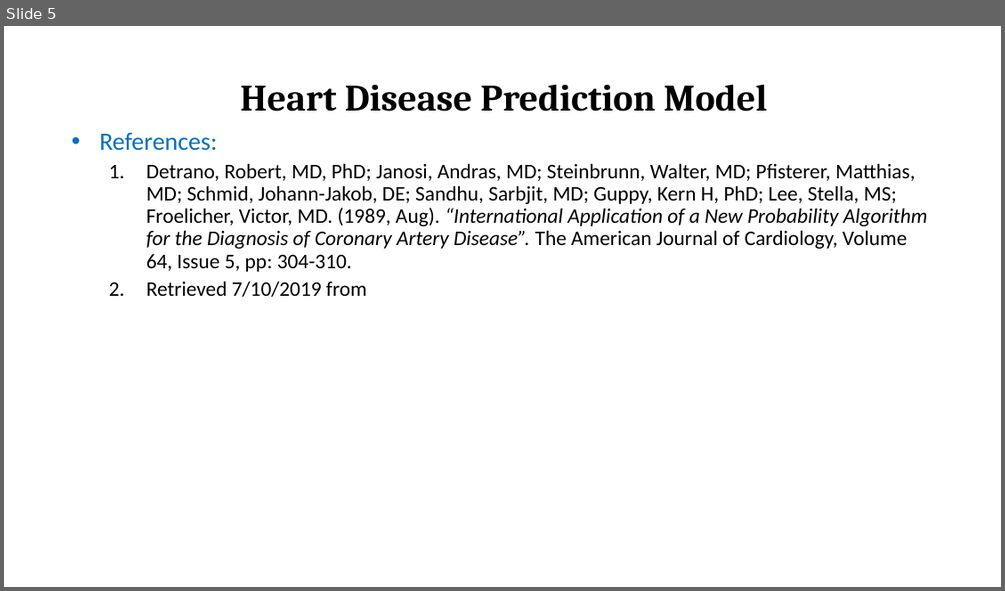
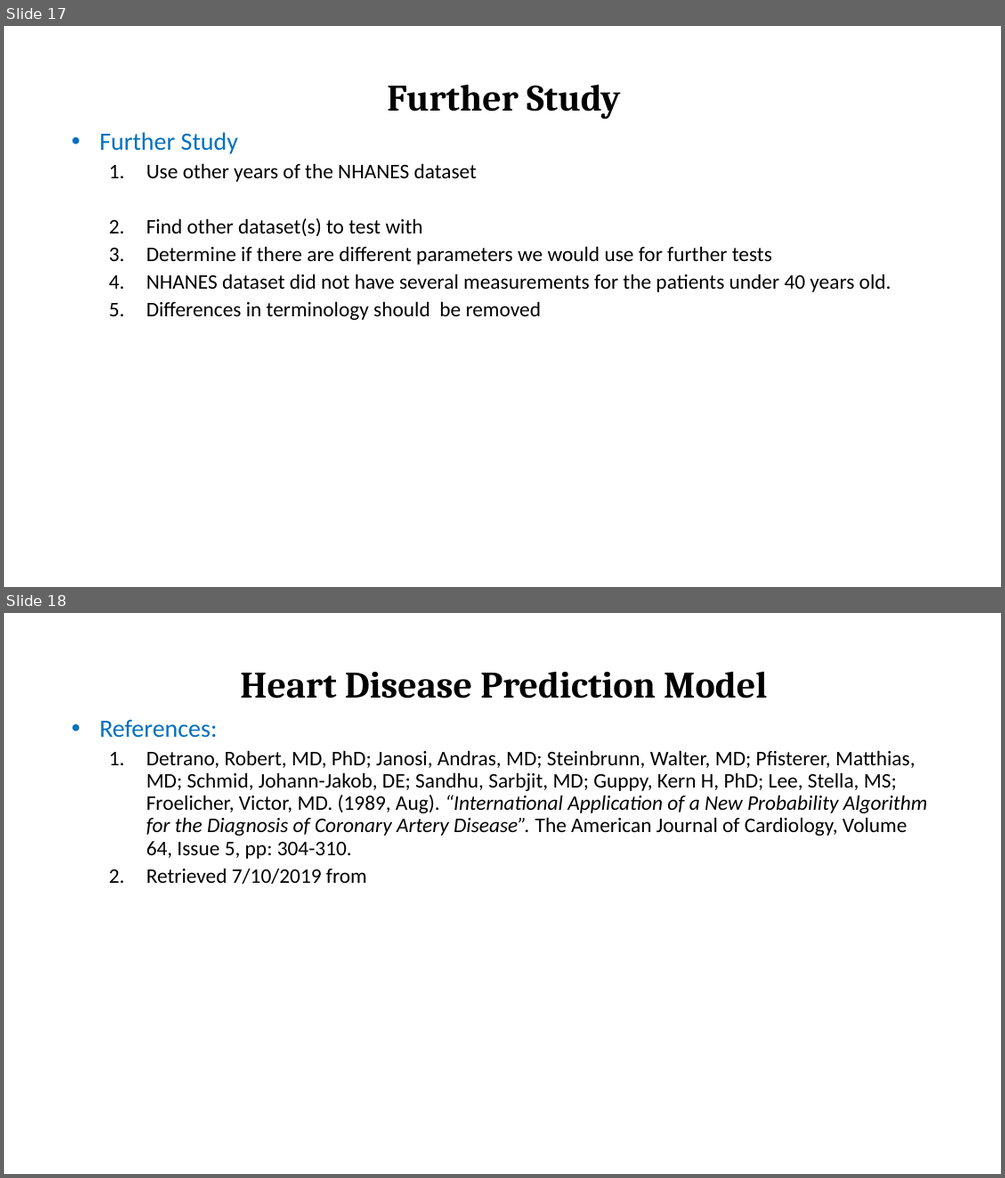
Before and after one commit to Ophelia82/Heart-Disease-Predictive-Model, a slide deck: Heart Disease Presentation.pptx. Shown one above the other, each under a label of ours: slide 5 before the commit, slides 17 and 18 after it. The pictures are 1005x591 and 1005x1178 pixels, drawn with LibreOffice and Linux fonts; fonts in the diff are those of the drawing. Boxes give left, top, right and bottom in pixels: in the first picture for what was removed or moved away, otherwise in the second. Text is boxed around its words. In the diff, an @@ line names an element or a change of style, - is before the commit and + after.

```diff
--- a/Heart Disease Presentation.pptx
+++ b/Heart Disease Presentation.pptx
@@ slide 17 added at box(4, 26, 1001, 587), background #FFFFFF @@
@@ title added at box(387, 84, 620, 119), 36 pt, text #000000, bold @@
+Further Study
@@ subtitle added at box(99, 132, 891, 320), 20 pt, text #000000 @@
+• Further Study
+  1. Use other years of the NHANES dataset
+  2. Find other dataset(s) to test with
+  3. Determine if there are different parameters we would use for further tests
+  4. NHANES dataset did not have several measurements for the patients under 40 years old.
+  5. Differences in terminology should be removed
@@ what was slide 5 is now slide 18 @@
```
Also in this commit, not shown: 4 slides changed, 12 other slides added.
